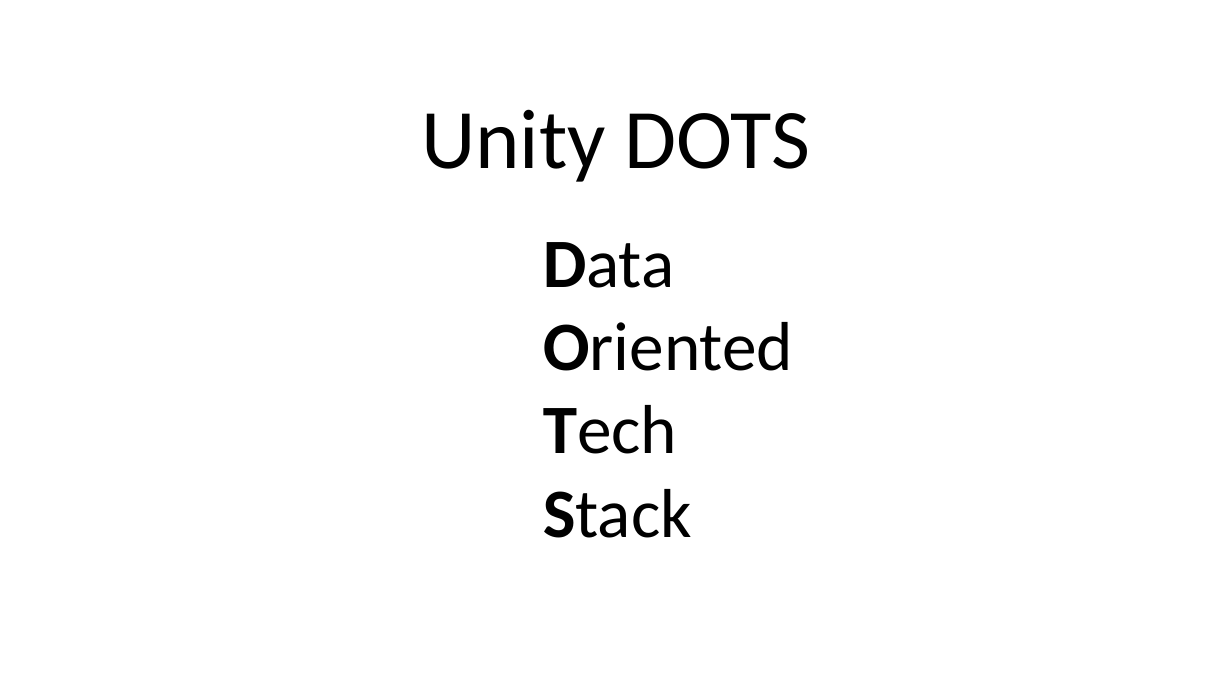
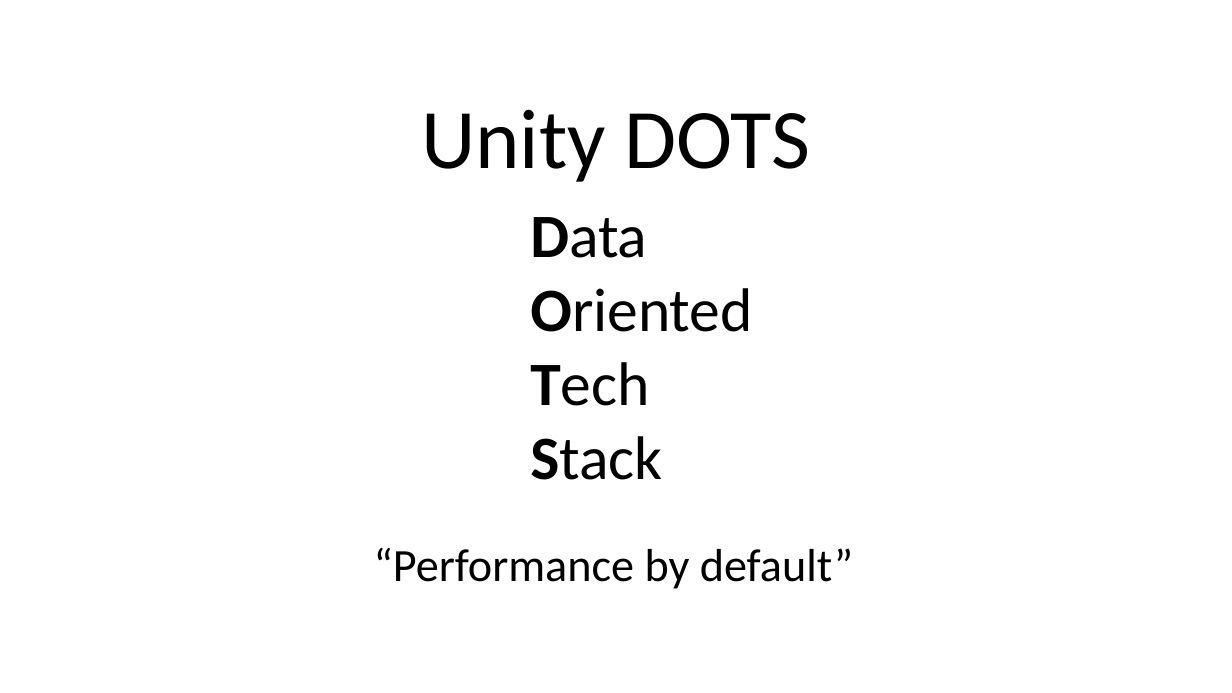
Before and after one commit to ElishaAz/Introduction-to-Unity-DOTS, a slide deck: slide 1 of Unity DOTS.pptx. Drawn at 1232x693 pixels with LibreOffice and Linux fonts; fonts in the diff are those of the drawing. Boxes give left, top, right and bottom in pixels: in the first picture for what was removed or moved away, otherwise in the second. Text is boxed around its words. In the diff, an @@ line names an element or a change of style, - is before the commit and + after.

```diff
--- a/Unity DOTS.pptx
+++ b/Unity DOTS.pptx
@@ text "Data Oriented Tech Stack": place and size @@
-text "Data Oriented Tech Stack" at (543, 242, 793, 538)
+text "Data Oriented Tech Stack" at (530, 217, 752, 480)
@@ text "Data Oriented Tech Stack" at (530, 217, 752, 480): size 54 to 48 pt @@
@@ text added at (374, 548, 853, 589), 36 pt, text #000000 @@
+“Performance by default”
```
Also in this commit, not shown: 4 other slides changed, 3 slides added, 3 other files.
